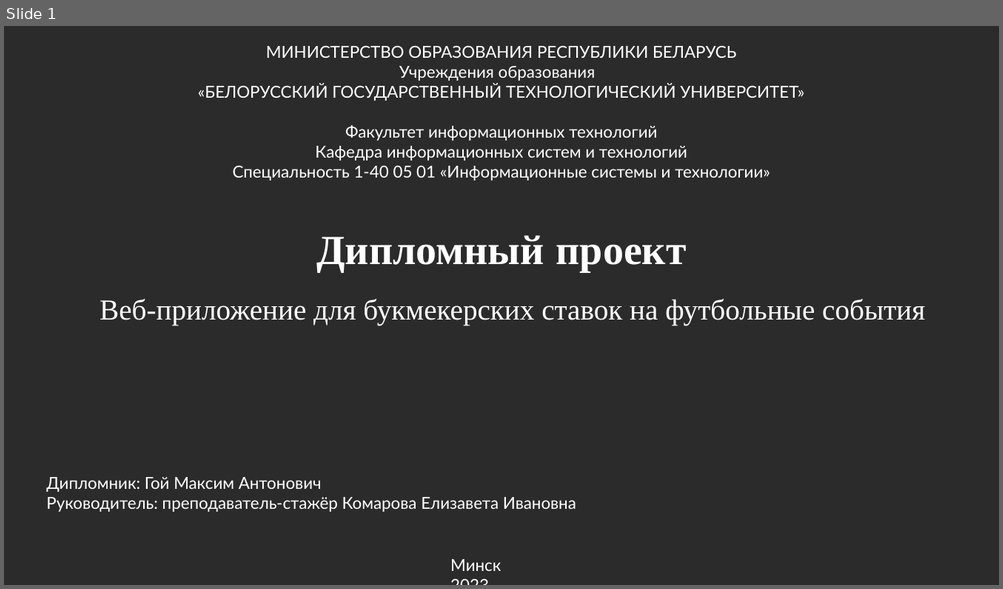
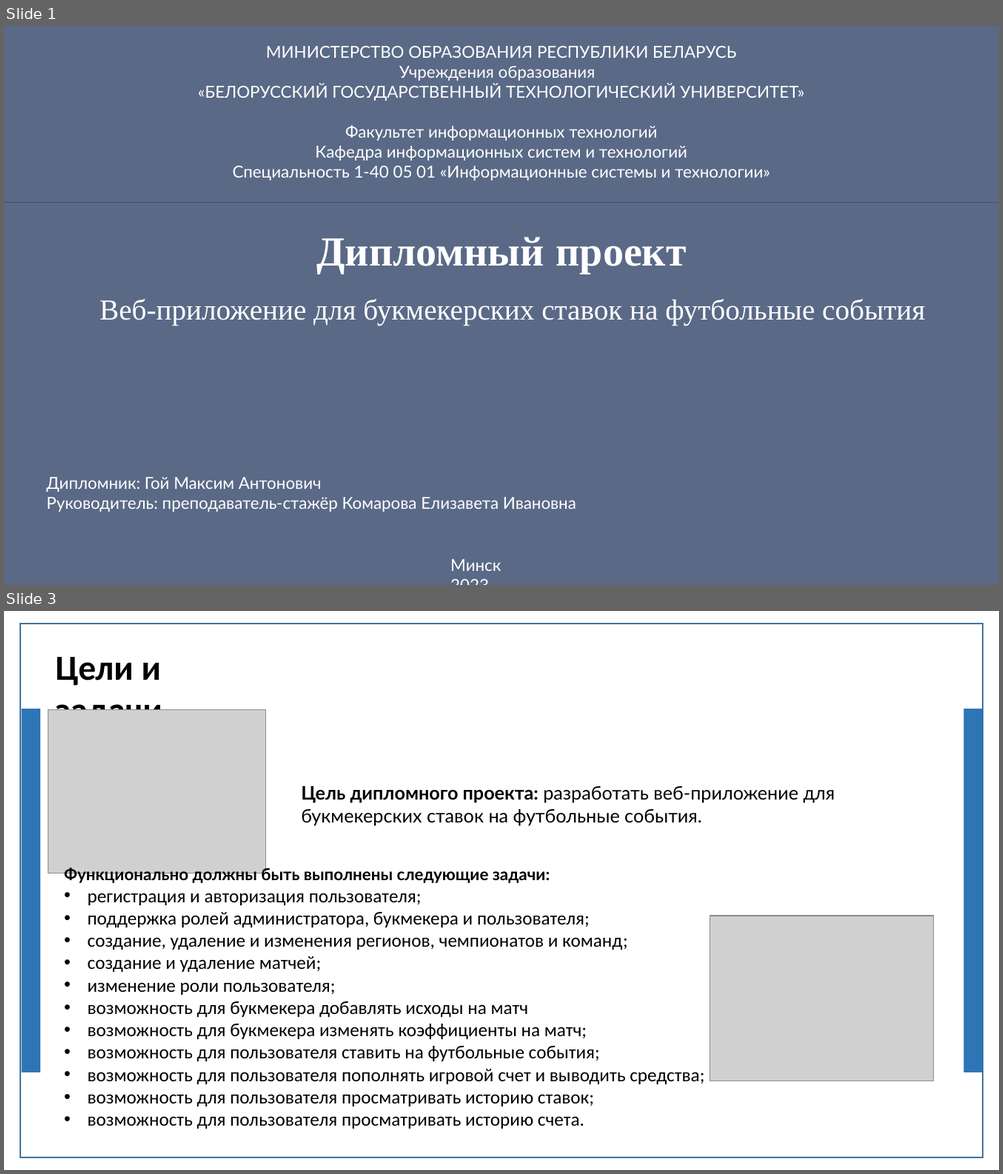
Before and after one commit to jk2911/diplom, a slide deck: doklad.PPTX. Shown one above the other, each under a label of ours: slide 1 before the commit, slides 1 and 3 after it; the slides between them are not shown. The pictures are 1003x589 and 1003x1174 pixels, drawn with LibreOffice and Linux fonts; fonts in the diff are those of the drawing; grey boxes stand for pictures; background and template pictures are left out; a plain dark background stands for a picture behind light text. Boxes give left, top, right and bottom in pixels: in the first picture for what was removed or moved away, otherwise in the second. Text is boxed around its words. In the diff, an @@ line names an element or a change of style, - is before the commit and + after.

```diff
--- a/doklad.PPTX
+++ b/doklad.PPTX
@@ slide 3 added at (x1=4, y1=611, x2=999, y2=1170), background picture (left out) @@
@@ rectangle added at (x1=20, y1=624, x2=982, y2=1158), fill #FFFFFF, outline #43739E 1 pt @@
@@ text added at (x1=55, y1=657, x2=162, y2=710), 34 pt, text #000000, bold @@
+Цели и задачи
@@ rectangle added at (x1=22, y1=709, x2=40, y2=1073), fill #2E75B6 @@
@@ picture added at (x1=48, y1=710, x2=266, y2=874) @@
@@ rectangle added at (x1=964, y1=709, x2=982, y2=1073), fill #2E75B6 @@
@@ text added at (x1=301, y1=786, x2=835, y2=826), 18 pt, text #000000 @@
+Цель дипломного проекта: разработать веб-приложение для букмекерских ставок на футбольные события.
@@ text added at (x1=64, y1=866, x2=704, y2=1129), 18 pt, text #000000 @@
+Функционально должны быть выполнены следующие задачи:
+• регистрация и авторизация пользователя;
+• поддержка ролей администратора, букмекера и пользователя;
+• создание, удаление и изменения регионов, чемпионатов и команд;
+• создание и удаление матчей;
+• изменение роли пользователя;
+• возможность для букмекера добавлять исходы на матч
+• возможность для букмекера изменять коэффициенты на матч;
+• возможность для пользователя ставить на футбольные события;
+• возможность для пользователя пополнять игровой счет и выводить средства;
+• возможность для пользователя просматривать историю ставок;
+• возможность для пользователя просматривать историю счета.
@@ picture added at (x1=710, y1=916, x2=933, y2=1082) @@
@@ slide 1 changed as well @@
@@ rectangle added at (x1=4, y1=26, x2=999, y2=202), fill #607090 at 90% opacity @@
@@ rectangle added at (x1=4, y1=203, x2=999, y2=432), fill #607090 at 90% opacity @@
@@ rectangle added at (x1=4, y1=432, x2=999, y2=585), fill #607090 at 90% opacity @@
```
Also in this commit, not shown: 1 other slide changed, 9 other slides added, 8 slides removed, 3 other files.
